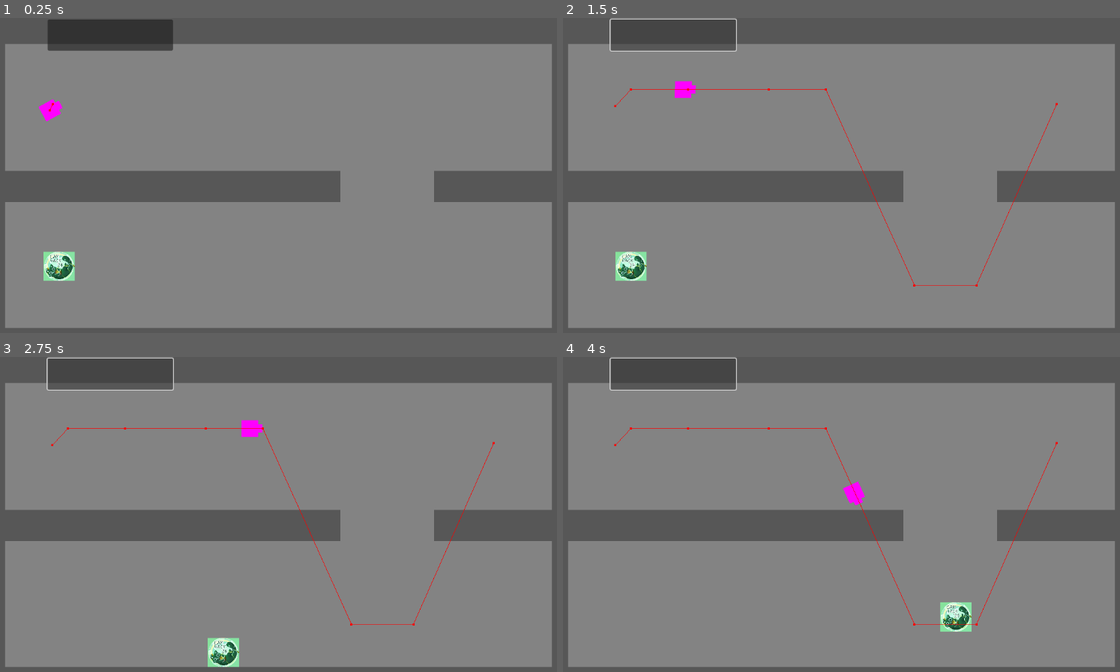
Above: before the commit, frames 1-4 (two rows, left to right).
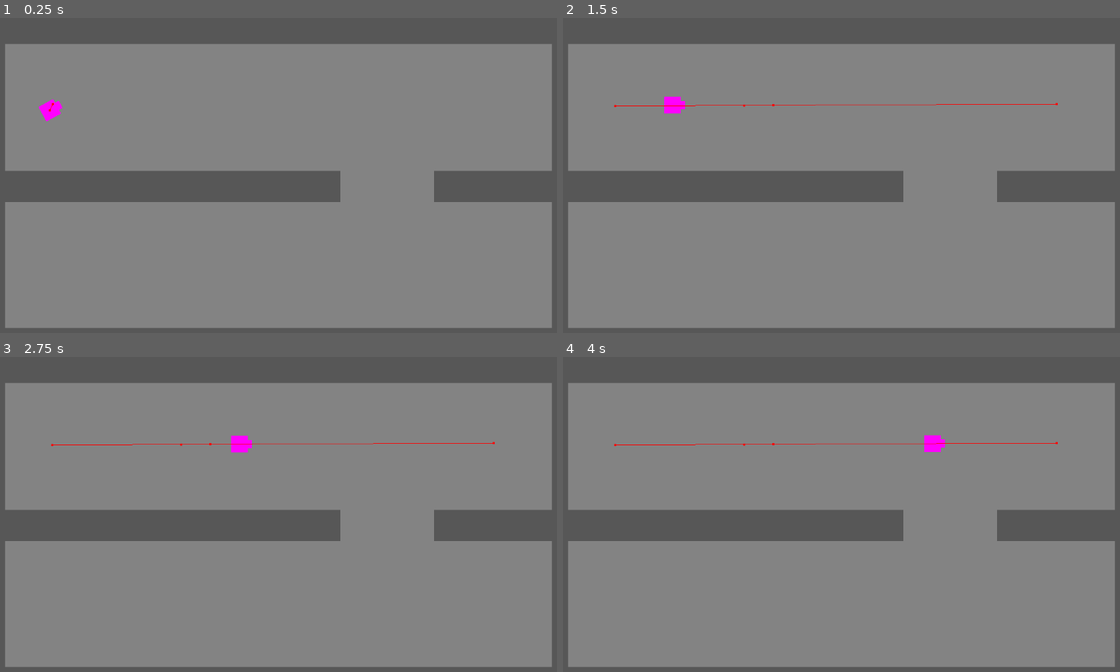
Above: after the commit, the same moments.

Repository: AmirH32/Bot-Or-Not
Game: Godot game, scene res://scenes/world.tscn
Same seed, same stepped clock (60 frames per second), same inputs: the game is played once before the commit and once after it.
Inputs (mouse positions are in pixels of both pictures, inside the frame that each line leads up to):
- Up to frame 1 (0.25 s): no input
- Up to frame 2 (1.5 s): click (674, 33) at 0.52 s; hold Right (ui_right) from 1.28 s (still down)
- Up to frame 3 (2.75 s): release Right (ui_right) at 2.03 s; hold Down (ui_down) from 2.03 s (still down)
- Up to frame 4 (4 s): release Down (ui_down) at 2.78 s; hold Right (ui_right) 2.78-3.53 s; hold Up (ui_up) from 3.53 s (still down)

The runs differ from the first frame. In frame 1, 2.8% of the frame differs, in the area x 7-32%, y 0-84%; in frame 2, 2.1%; in frame 3, 2.1%; in frame 4, 2.1%.

Commit message:
added level 3 and change to fov

Diff:
--- /dev/null
+++ b/level_3.tscn
@@ -0,0 +1,20 @@
+[gd_scene load_steps=4 format=3 uid="uid://cd4wwhcdyhoxp"]
+
+[ext_resource type="PackedScene" uid="uid://vnwr3jimmylu" path="res://scenes/levels/level_template.tscn" id="1_uepbj"]
+[ext_resource type="PackedScene" uid="uid://bke0dgo8ox7eu" path="res://scenes/wall.tscn" id="2_srdr6"]
+
+[sub_resource type="NavigationPolygon" id="NavigationPolygon_fecjx"]
+vertices = PackedVector2Array(1072, 568, 80, 568, 259.227, 375.344, 1072, 80, 92.7734, 375.344, 80, 80, 92.7734, 254.656, 259.227, 254.656)
+polygons = Array[PackedInt32Array]([PackedInt32Array(0, 1, 2, 3), PackedInt32Array(4, 2, 1), PackedInt32Array(4, 1, 5, 6), PackedInt32Array(3, 2, 7), PackedInt32Array(5, 3, 7, 6)])
+outlines = Array[PackedVector2Array]([PackedVector2Array(24, 22, 1132, 17, 1131, 620, 25, 622)])
+source_geometry_mode = 1
+agent_radius = 30.0
+
+[node name="Level1" instance=ExtResource("1_uepbj")]
+
+[node name="NavigationRegion2D" parent="." index="4"]
+navigation_polygon = SubResource("NavigationPolygon_fecjx")
+
+[node name="Wall5" parent="." index="5" instance=ExtResource("2_srdr6")]
+position = Vector2(176, 315)
+scale = Vector2(106.468, 60.6893)
--- a/scenes/ai_navigation.tscn
+++ b/scenes/ai_navigation.tscn
@@ -44,7 +44,7 @@
 monitorable = false
 
 [node name="CollisionPolygon2D" type="CollisionPolygon2D" parent="human_detector"]
-polygon = PackedVector2Array(0, 0, 250, -119.856, 250, 119.856)
+polygon = PackedVector2Array(0, 0, 250, -136.576, 250, 136.576)
 
 [node name="human_collider" type="Area2D" parent="."]
 collision_layer = 4
--- a/scenes/levels/level_1.tscn
+++ b/scenes/levels/level_1.tscn
@@ -1,14 +1,13 @@
-[gd_scene load_steps=6 format=3 uid="uid://dko75ved06bh6"]
+[gd_scene load_steps=5 format=3 uid="uid://dko75ved06bh6"]
 
 [ext_resource type="PackedScene" uid="uid://vnwr3jimmylu" path="res://scenes/levels/level_template.tscn" id="1_e3uxy"]
 [ext_resource type="PackedScene" uid="uid://bke0dgo8ox7eu" path="res://scenes/wall.tscn" id="1_kda31"]
 [ext_resource type="PackedScene" uid="uid://bjea43707cf6s" path="res://scenes/ai_navigation.tscn" id="3_arjpn"]
-[ext_resource type="PackedScene" uid="uid://cd7x8bgjuhs50" path="res://scenes/movement.tscn" id="5_7xgdc"]
 
-[sub_resource type="NavigationPolygon" id="NavigationPolygon_gfeo7"]
-vertices = PackedVector2Array(546, 948, 716.43, 1025, 80, 1025, 436, 948, 281, 948, 171, 948, 80, 80, 171, 138, 716.43, 80, 281, 138, 716.43, 586.344, 546, 138, 835.57, 515.656, 835.57, 80, 1865, 80, 1865, 1025, 835.57, 1025, 835.57, 586.344, 716.43, 515.656, 436, 138)
-polygons = Array[PackedInt32Array]([PackedInt32Array(0, 1, 2, 3), PackedInt32Array(4, 3, 2), PackedInt32Array(5, 4, 2), PackedInt32Array(5, 2, 6, 7), PackedInt32Array(7, 6, 8, 9), PackedInt32Array(10, 1, 0, 11), PackedInt32Array(12, 13, 14, 15), PackedInt32Array(15, 16, 17), PackedInt32Array(12, 15, 17, 18), PackedInt32Array(18, 17, 10), PackedInt32Array(18, 10, 11), PackedInt32Array(8, 18, 11), PackedInt32Array(19, 3, 4, 9), PackedInt32Array(19, 9, 8), PackedInt32Array(8, 11, 19)])
-outlines = Array[PackedVector2Array]([PackedVector2Array(28, 28, 1925, 27, 1925, 1085, 19, 1085)])
+[sub_resource type="NavigationPolygon" id="NavigationPolygon_nljkw"]
+vertices = PackedVector2Array(1072, 80, 1072, 265, 845, 265, 80, 80, 845, 385, 1072, 385, 1072, 568, 80, 568, 80, 385, 725, 385, 725, 265, 80, 265)
+polygons = Array[PackedInt32Array]([PackedInt32Array(0, 1, 2, 3), PackedInt32Array(4, 5, 6, 7), PackedInt32Array(7, 8, 9), PackedInt32Array(4, 7, 9), PackedInt32Array(2, 4, 9, 10), PackedInt32Array(3, 2, 10), PackedInt32Array(3, 10, 11)])
+outlines = Array[PackedVector2Array]([PackedVector2Array(24, 22, 1132, 17, 1131, 620, 25, 622)])
 source_geometry_mode = 1
 agent_radius = 30.0
 
@@ -28,8 +27,5 @@
 position = Vector2(1000, 325)
 scale = Vector2(250, 60)
 
-[node name="NavigationRegion2D" type="NavigationRegion2D" parent="." index="7"]
-navigation_polygon = SubResource("NavigationPolygon_gfeo7")
-
-[node name="Node2D" parent="." index="8" instance=ExtResource("5_7xgdc")]
-position = Vector2(154, 479)
+[node name="NavigationRegion2D" parent="." index="7"]
+navigation_polygon = SubResource("NavigationPolygon_nljkw")
--- a/scenes/levels/level_2.tscn
+++ b/scenes/levels/level_2.tscn
@@ -2,13 +2,19 @@
 
 [ext_resource type="PackedScene" uid="uid://vnwr3jimmylu" path="res://scenes/levels/level_template.tscn" id="1_01fsc"]
 [ext_resource type="PackedScene" uid="uid://bke0dgo8ox7eu" path="res://scenes/wall.tscn" id="2_s68o3"]
-[ext_resource type="PackedScene" uid="uid://cd7x8bgjuhs50" path="res://scenes/movement.tscn" id="4_jwy16"]
 [ext_resource type="PackedScene" uid="uid://bjea43707cf6s" path="res://scenes/ai_navigation.tscn" id="4_k214p"]
 
 [sub_resource type="NavigationPolygon" id="NavigationPolygon_0larn"]
 vertices = PackedVector2Array(546, 948, 716.43, 1025, 80, 1025, 436, 948, 281, 948, 171, 948, 80, 80, 171, 138, 716.43, 80, 281, 138, 716.43, 586.344, 546, 138, 835.57, 515.656, 835.57, 80, 1865, 80, 1865, 1025, 835.57, 1025, 835.57, 586.344, 716.43, 515.656, 436, 138)
 polygons = Array[PackedInt32Array]([PackedInt32Array(0, 1, 2, 3), PackedInt32Array(4, 3, 2), PackedInt32Array(5, 4, 2), …(368 unchanged characters)…
 outlines = Array[PackedVector2Array]([PackedVector2Array(28, 28, 1925, 27, 1925, 1085, 19, 1085)])
+source_geometry_mode = 1
+agent_radius = 30.0
+
+[sub_resource type="NavigationPolygon" id="NavigationPolygon_38ce8"]
+vertices = PackedVector2Array(546, 948, 716.43, 1025, 80, 1025, 436, 948, 281, 948, 171, 948, 80, 80, 171, 138, 716.43, 80, 281, 138, 716.43, 586.344, 546, 138, 835.57, 515.656, 835.57, 80, 1865, 80, 1865, 1025, 835.57, 1025, 835.57, 586.344, 716.43, 515.656, 436, 138)
+polygons = Array[PackedInt32Array]([PackedInt32Array(0, 1, 2, 3), PackedInt32Array(4, 3, 2), PackedInt32Array(5, 4, 2), PackedInt32Array(5, 2, 6, 7), PackedInt32Array(7, 6, 8, 9), PackedInt32Array(10, 1, 0, 11), PackedInt32Array(12, 13, 14, 15), PackedInt32Array(15, 16, 17), PackedInt32Array(12, 15, 17, 18), PackedInt32Array(18, 17, 10), PackedInt32Array(18, 10, 11), PackedInt32Array(8, 18, 11), PackedInt32Array(19, 3, 4, 9), PackedInt32Array(19, 9, 8), PackedInt32Array(8, 11, 19)])
+outlines = Array[PackedVector2Array]([PackedVector2Array(24, 22, 1920, 22, 1920, 1082, 24, 1077)])
 source_geometry_mode = 1
 agent_radius = 30.0
 
@@ -50,19 +56,18 @@
 position = Vector2(361, 556)
 path = Array[Vector2]([Vector2(358, 113), Vector2(622, 113), Vector2(486, 980)])
 
-[node name="NavigationRegion2D" type="NavigationRegion2D" parent="." index="9"]
+[node name="NavigationRegion2D2" type="NavigationRegion2D" parent="." index="9"]
+visible = false
 navigation_polygon = SubResource("NavigationPolygon_0larn")
+enabled = false
 
-[node name="Node2D" parent="." index="10" instance=ExtResource("4_jwy16")]
-position = Vector2(123, 569)
-
-[node name="Camera2D" type="Camera2D" parent="Node2D" index="2"]
-position_smoothing_enabled = true
-
-[node name="AI2" parent="." index="11" instance=ExtResource("4_k214p")]
+[node name="AI2" parent="." index="10" instance=ExtResource("4_k214p")]
 position = Vector2(980, 950)
 path = Array[Vector2]([Vector2(980, 950), Vector2(980, 150)])
 
-[node name="AI3" parent="." index="12" instance=ExtResource("4_k214p")]
+[node name="AI3" parent="." index="11" instance=ExtResource("4_k214p")]
 position = Vector2(1200, 150)
 path = Array[Vector2]([Vector2(1200, 950), Vector2(1200, 150)])
+
+[node name="NavigationRegion2D" parent="." index="12"]
+navigation_polygon = SubResource("NavigationPolygon_38ce8")
--- /dev/null
+++ b/scenes/levels/level_3.tscn
@@ -0,0 +1,81 @@
+[gd_scene load_steps=5 format=3 uid="uid://cd4wwhcdyhoxp"]
+
+[ext_resource type="PackedScene" uid="uid://vnwr3jimmylu" path="res://scenes/levels/level_template.tscn" id="1_uepbj"]
+[ext_resource type="PackedScene" uid="uid://bke0dgo8ox7eu" path="res://scenes/wall.tscn" id="2_srdr6"]
+[ext_resource type="PackedScene" uid="uid://bjea43707cf6s" path="res://scenes/ai_navigation.tscn" id="4_g5l4q"]
+
+[sub_resource type="NavigationPolygon" id="NavigationPolygon_1sptf"]
+vertices = PackedVector2Array(1072, 568, 80, 568, 80, 533.789, 229.422, 533.789, 229.422, 532.789, 427.422, 532.789, 427.422, 531.789, 1020.42, 531.789, 1072, 80, 1020.42, 462.211, 1019.79, 462.211, 1019.79, 322.578, 1018.79, 322.578, 1018.79, 127.578, 1018.42, 127.578, 1018.42, 126.211, 80, 80, 215.578, 126.211, 80, 464.211, 215.578, 195.789, 218.578, 464.211, 218.578, 463.211, 949.211, 195.789, 949.211, 336.422, 412.578, 462.211, 950.211, 336.422, 950.211, 462.211, 412.578, 463.211)
+polygons = Array[PackedInt32Array]([PackedInt32Array(0, 1, 2, 3), PackedInt32Array(3, 4, 5, 0), PackedInt32Array(5, 6, 7, 0), PackedInt32Array(8, 0, 7, 9), PackedInt32Array(9, 10, 11, 8), PackedInt32Array(11, 12, 13, 8), PackedInt32Array(13, 14, 15, 8), PackedInt32Array(16, 8, 15, 17), PackedInt32Array(18, 16, 17, 19), PackedInt32Array(20, 18, 19, 21), PackedInt32Array(21, 19, 22, 23, 24), PackedInt32Array(23, 25, 26, 24), PackedInt32Array(21, 24, 27)])
+outlines = Array[PackedVector2Array]([PackedVector2Array(26, 17, 1132, 17, 1131, 620, 25, 622)])
+source_geometry_mode = 1
+agent_radius = 30.0
+
+[node name="Level1" instance=ExtResource("1_uepbj")]
+
+[node name="NavigationRegion2D" parent="." index="4"]
+navigation_polygon = SubResource("NavigationPolygon_1sptf")
+
+[node name="Wall5" parent="." index="5" instance=ExtResource("2_srdr6")]
+position = Vector2(125, 499)
+scale = Vector2(182.785, 9.776)
+
+[node name="Wall6" parent="." index="6" instance=ExtResource("2_srdr6")]
+position = Vector2(323, 498)
+scale = Vector2(182.785, 9.776)
+
+[node name="Wall7" parent="." index="7" instance=ExtResource("2_srdr6")]
+position = Vector2(517, 497)
+scale = Vector2(182.785, 9.776)
+
+[node name="Wall8" parent="." index="8" instance=ExtResource("2_srdr6")]
+position = Vector2(718, 497)
+scale = Vector2(182.785, 9.776)
+
+[node name="Wall9" parent="." index="9" instance=ExtResource("2_srdr6")]
+position = Vector2(916, 497)
+scale = Vector2(182.785, 9.776)
+
+[node name="Wall10" parent="." index="10" instance=ExtResource("2_srdr6")]
+position = Vector2(993, 421)
+rotation = 1.5708
+scale = Vector2(163.68, 9.5798)
+
+[node name="Wall11" parent="." index="11" instance=ExtResource("2_srdr6")]
+position = Vector2(992, 238)
+rotation = 1.5708
+scale = Vector2(163.72, 9.5798)
+
+[node name="Wall12" parent="." index="12" instance=ExtResource("2_srdr6")]
+position = Vector2(914, 161)
+rotation = 3.14159
+scale = Vector2(182.785, 9.776)
+
+[node name="Wall13" parent="." index="13" instance=ExtResource("2_srdr6")]
+position = Vector2(717, 161)
+rotation = 3.14159
+scale = Vector2(182.785, 9.776)
+
+[node name="Wall14" parent="." index="14" instance=ExtResource("2_srdr6")]
+position = Vector2(515, 161)
+rotation = 3.14159
+scale = Vector2(182.785, 9.776)
+
+[node name="Wall15" parent="." index="15" instance=ExtResource("2_srdr6")]
+position = Vector2(320, 161)
+rotation = 3.14159
+scale = Vector2(182.785, 9.776)
+
+[node name="AI" parent="." index="16" instance=ExtResource("4_g5l4q")]
+position = Vector2(98, 424)
+speed = 200.0
+path = Array[Vector2]([Vector2(160, 420), Vector2(900, 419), Vector2(900, 420)])
+view_dist = 500.0
+fov = 1.0
+
+[node name="AI2" parent="." index="17" instance=ExtResource("4_g5l4q")]
+position = Vector2(931, 226)
+speed = 200.0
+path = Array[Vector2]([Vector2(160, 250), Vector2(900, 251), Vector2(900, 250)])
+view_dist = 500.0
+fov = 1.0
--- a/scenes/levels/level_template.tscn
+++ b/scenes/levels/level_template.tscn
@@ -1,6 +1,13 @@
-[gd_scene load_steps=2 format=3 uid="uid://vnwr3jimmylu"]
+[gd_scene load_steps=3 format=3 uid="uid://vnwr3jimmylu"]
 
 [ext_resource type="PackedScene" uid="uid://bke0dgo8ox7eu" path="res://scenes/wall.tscn" id="1_x50qu"]
+
+[sub_resource type="NavigationPolygon" id="NavigationPolygon_iil7k"]
+vertices = PackedVector2Array(1072, 80, 1072, 265, 845, 265, 80, 80, 845, 385, 1072, 385, 1072, 568, 80, 568, 80, 385, 725, 385, 725, 265, 80, 265)
+polygons = Array[PackedInt32Array]([PackedInt32Array(0, 1, 2, 3), PackedInt32Array(4, 5, 6, 7), PackedInt32Array(7, 8, 9), PackedInt32Array(4, 7, 9), PackedInt32Array(2, 4, 9, 10), PackedInt32Array(3, 2, 10), PackedInt32Array(3, 10, 11)])
+outlines = Array[PackedVector2Array]([PackedVector2Array(24, 22, 1132, 17, 1131, 620, 25, 622)])
+source_geometry_mode = 1
+agent_radius = 30.0
 
 [node name="Level1" type="Node2D"]
 
@@ -19,3 +26,6 @@
 [node name="Wall4" parent="." instance=ExtResource("1_x50qu")]
 position = Vector2(1127, 324)
 scale = Vector2(50, 648)
+
+[node name="NavigationRegion2D" type="NavigationRegion2D" parent="."]
+navigation_polygon = SubResource("NavigationPolygon_iil7k")
--- a/scripts/ai_movement.gd
+++ b/scripts/ai_movement.gd
@@ -19,13 +19,13 @@
 func _ready() -> void:
 	current_path = 0
 	nav.target_position=path[current_path]
-	human_detector_poly.polygon = PackedVector2Array([Vector2(0, 0), Vector2(view_dist, -view_dist*sin(fov)), Vector2(view_dist, view_dist*sin(fov))])
+	human_detector_poly.polygon = PackedVector2Array([Vector2(0, 0), Vector2(view_dist, -view_dist*tan(fov)), Vector2(view_dist, view_dist*tan(fov))])
 
 
 # Called every frame. 'delta' is the elapsed time since the previous frame.
 func _process(delta: float) -> void:
 	if Engine.is_editor_hint():
-		human_detector_poly.polygon = PackedVector2Array([Vector2(0, 0), Vector2(view_dist, -view_dist*sin(fov)), Vector2(view_dist, view_dist*sin(fov))])
+		human_detector_poly.polygon = PackedVector2Array([Vector2(0, 0), Vector2(view_dist, -view_dist*tan(fov)), Vector2(view_dist, view_dist*tan(fov))])
 		return
 	if (hostile and human_detector.has_overlapping_bodies()):
 		print("target acquired")
